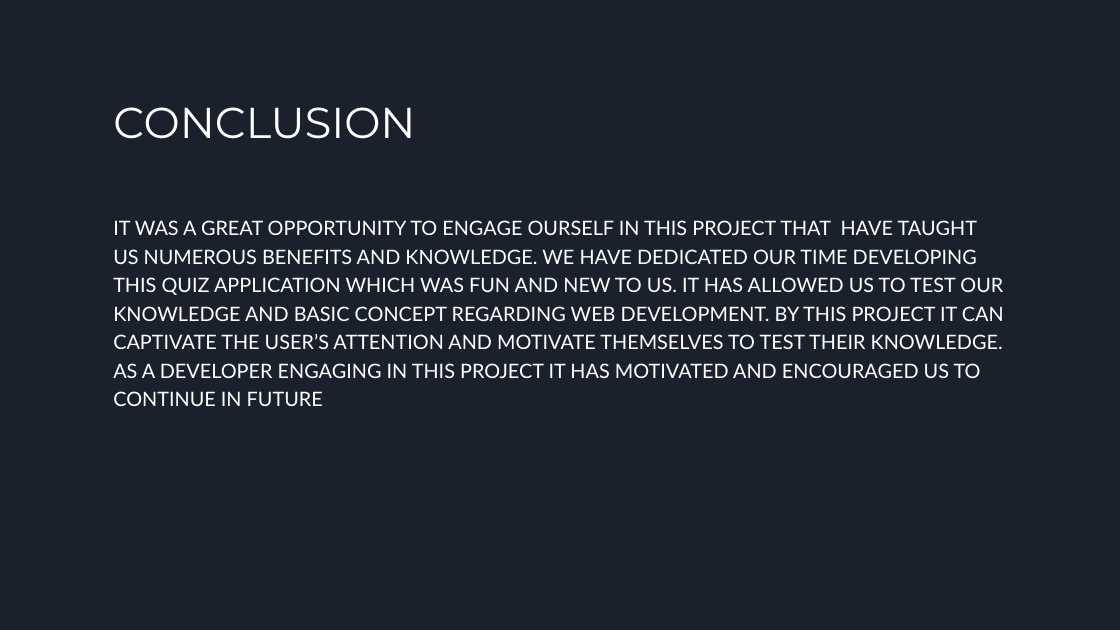
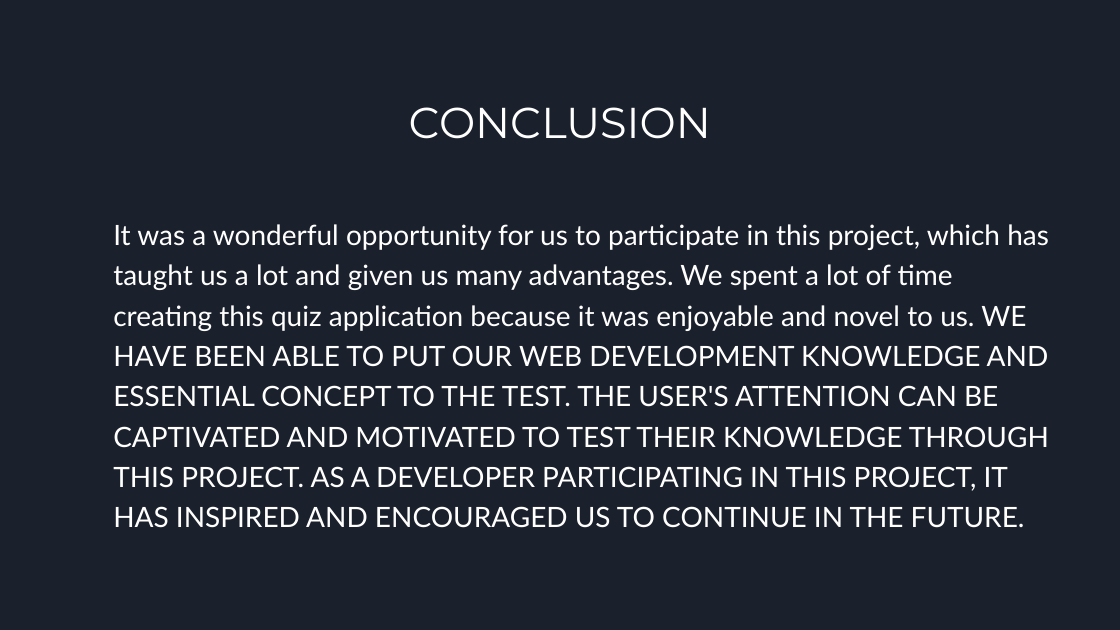
Before and after one commit to Pratik-Ghost/Quiz_Application, a slide deck: slide 8 of PRESENTATION.pptx (slide 10 before the commit). Drawn at 1120x630 pixels with LibreOffice and Linux fonts; fonts in the diff are those of the drawing. Boxes give left, top, right and bottom in pixels: in the first picture for what was removed or moved away, otherwise in the second. Text is boxed around its words. In the diff, an @@ line names an element or a change of style, - is before the commit and + after.

```diff
--- a/PRESENTATION.pptx
+++ b/PRESENTATION.pptx
@@ title "CONCLUSION" at (x1=409, y1=107, x2=711, y2=139): alignment left to centre @@
@@ text at (x1=113, y1=224, x2=1049, y2=528): text changed; size 17 to 24 pt @@
-IT WAS A GREAT OPPORTUNITY TO ENGAGE OURSELF IN THIS PROJECT THAT HAVE TAUGHT US NUMEROUS BENEFITS AND KNOWLEDGE. WE HAVE DEDICATED OUR TIME DEVELOPING THIS QUIZ APPLICATION WHICH WAS FUN AND NEW TO US. IT HAS ALLOWED US TO TEST OUR KNOWLEDGE AND BASIC CONCEPT REGARDING WEB DEVELOPMENT. BY THIS PROJECT IT CAN CAPTIVATE THE USER’S ATTENTION AND MOTIVATE THEMSELVES TO TEST THEIR KNOWLEDGE. AS A DEVELOPER ENGAGING IN THIS PROJECT IT HAS MOTIVATED AND ENCOURAGED US TO CONTINUE IN FUTURE
+It was a wonderful opportunity for us to participate in this project, which has taught us a lot and given us many advantages. We spent a lot of time creating this quiz application because it was enjoyable and novel to us. WE HAVE BEEN ABLE TO PUT OUR WEB DEVELOPMENT KNOWLEDGE AND ESSENTIAL CONCEPT TO THE TEST. THE USER'S ATTENTION CAN BE CAPTIVATED AND MOTIVATED TO TEST THEIR KNOWLEDGE THROUGH THIS PROJECT. AS A DEVELOPER PARTICIPATING IN THIS PROJECT, IT HAS INSPIRED AND ENCOURAGED US TO CONTINUE IN THE FUTURE.
```
Also in this commit, not shown: 6 other slides changed, 1 slide added, 3 slides removed.
